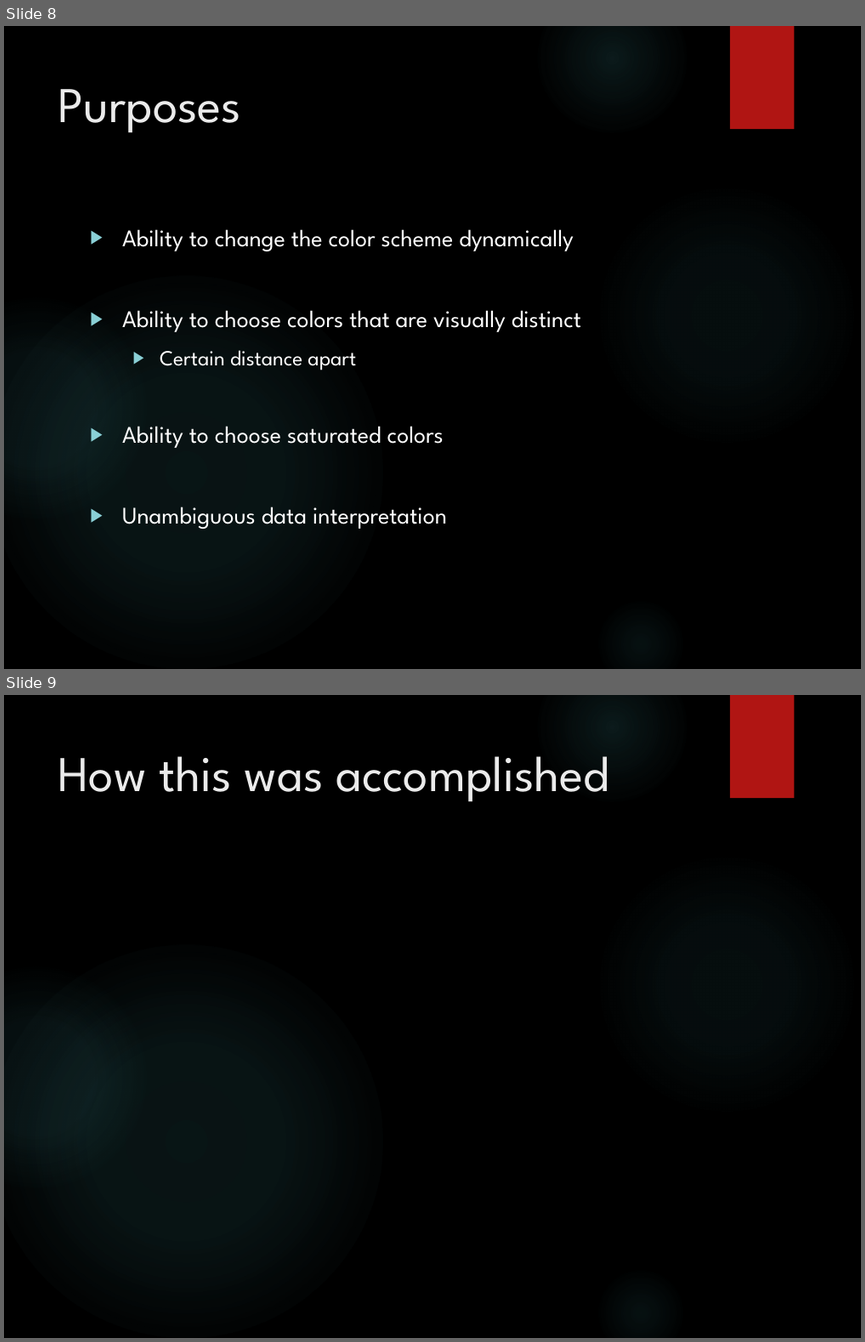
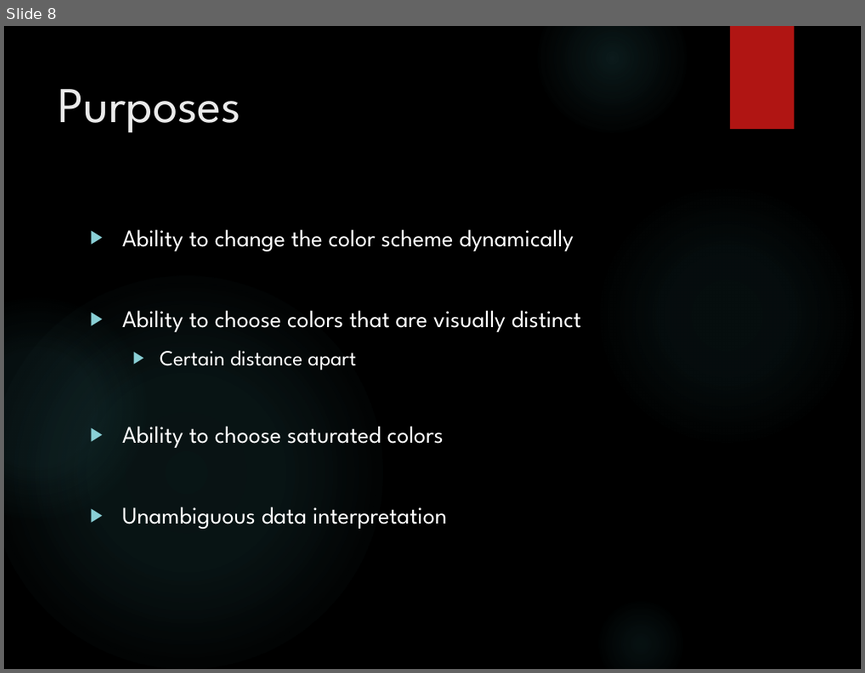
Before and after one commit to seancoogan/vtk_dynamic_color, a slide deck: MSIM741_slides_BARBACHEM_COOGAN.pptx. Shown one above the other, each under a label of ours: slides 8 and 9 before the commit, slide 8 after it. The pictures are 865x1342 and 865x673 pixels, drawn with LibreOffice and Linux fonts; fonts in the diff are those of the drawing; background and template pictures are left out. Boxes give left, top, right and bottom in pixels: in the first picture for what was removed or moved away, otherwise in the second. Text is boxed around its words. In the diff, an @@ line names an element or a change of style, - is before the commit and + after.

```diff
--- a/MSIM741_slides_BARBACHEM_COOGAN.pptx
+++ b/MSIM741_slides_BARBACHEM_COOGAN.pptx
@@ slide 9 removed at box(4, 695, 861, 1338), background picture (left out); not listed: 6 template elements that a slide beside it also shows @@
@@ title removed at box(58, 756, 609, 802) @@
-How this was accomplished
```
Also in this commit, not shown: 2 slides changed, 11 slides added, 2 other slides removed.
